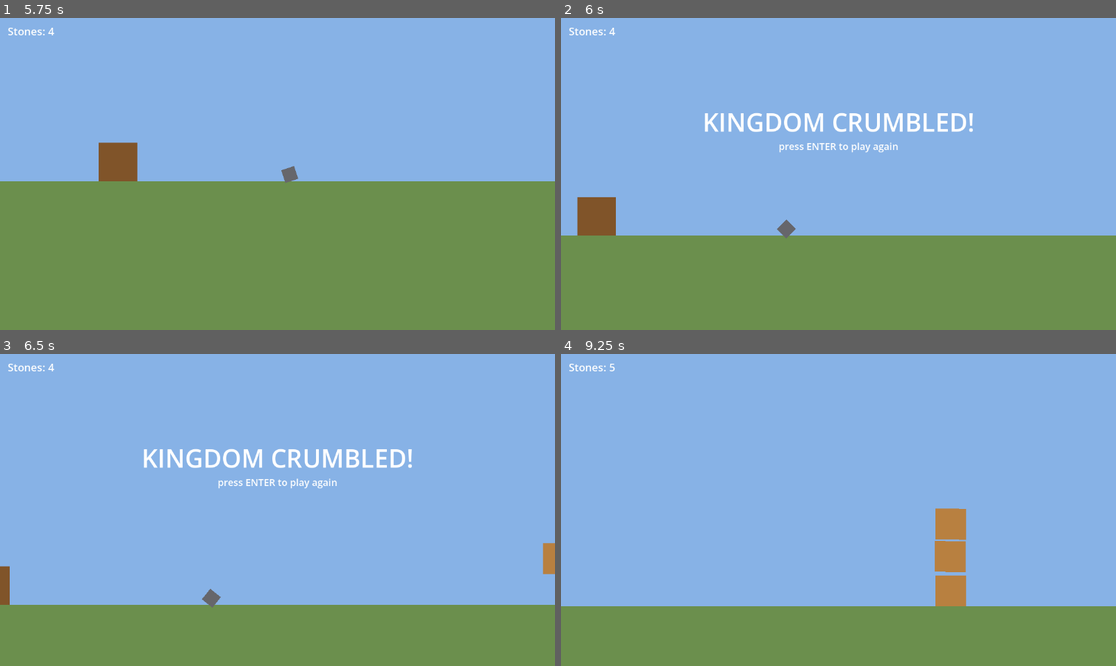
Above: before the commit, frames 1-4 (two rows, left to right).
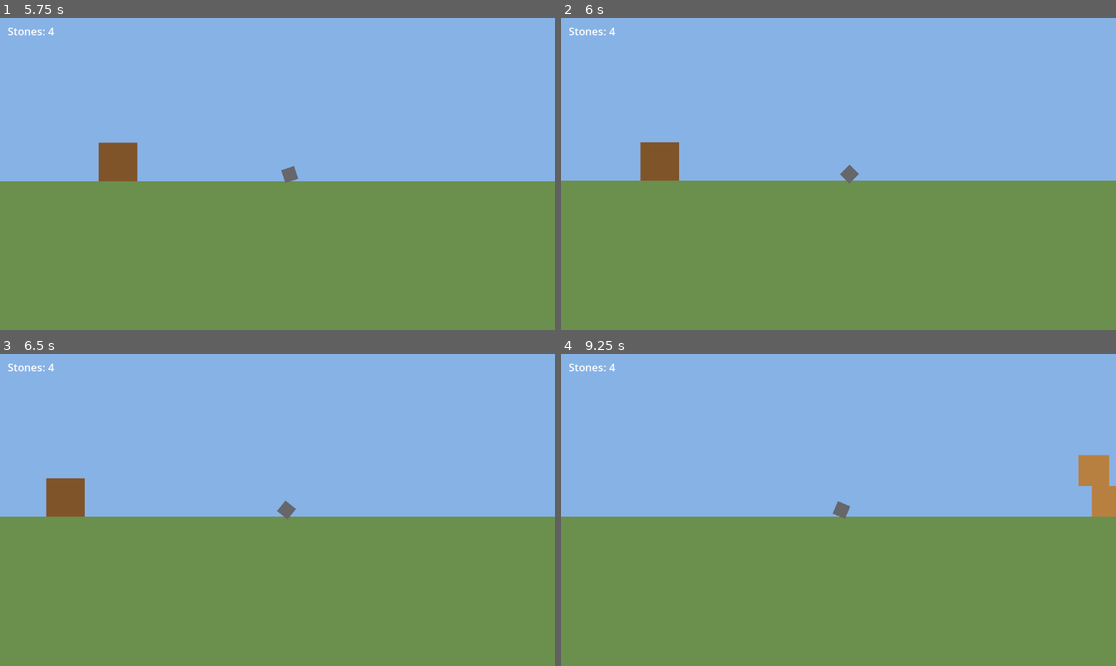
Above: after the commit, the same moments.

Repository: hazlema/kingdom-crumble
Game: Godot game, scene res://scenes/main_menu.tscn
The game is run twice, just before and just after one commit, with the same random seed, the same clock (stepped at 60 frames per second) and the same inputs.
Inputs (mouse positions are in pixels of both pictures, inside the frame that each line leads up to):
- Up to frame 1 (5.75 s): click "🌿 Chill" at 0.5 s; tap Enter (advance) at 1.25, 1.35 s; move the mouse to (399, 158) at 1.27 s; hold . (scout_right) 1.28-2 s; click (399, 158) at 1.42 s; drag from (166, 189) to (249, 236) at 2.02 s; move the mouse to (333, 105) at 2.77 s; hold . (scout_right) 2.78-3.5 s; tap Right (aim_right) at 2.85 s; drag from (249, 236) to (111, 127) at 3.52 s; tap Space (fire) at 4.25 s; move the mouse to (444, 220) at 4.27 s; hold , (scout_left) 4.28-5 s; hold Shift 4.28-5 s; drag from (111, 127) to (194, 96) at 5.02 s
- Up to frame 2 (6 s): move the mouse to (866, 174) at 5.77 s; hold , (scout_left) from 5.78 s (still down); tap Ctrl at 5.85 s; click (866, 174) at 5.92 s
- Up to frame 3 (6.5 s): keep holding , (scout_left)
- Up to frame 4 (9.25 s): release , (scout_left) at 6.5 s; tap Enter (advance) at 6.5 s; drag from (755, 432) to (727, 525) at 6.52 s; move the mouse to (960, 494) at 7.27 s; hold . (scout_right) 7.28-8 s; tap E at 7.35 s; drag from (727, 525) to (810, 572) at 8.02 s; move the mouse to (894, 441) at 8.77 s; hold , (scout_left) from 8.78 s (still down); tap Left (aim_left) at 8.85 s

Frame 1 is identical in both runs. In frame 2, 20% of the frame differs, in the area x 0-100%, y 30-71%; in frame 3, 31%, in the area x 0-100%, y 30-82%; in frame 4, 30%.

Commit message:
fix: move crate groups to node-header attribute in level_01.tscn
Godot 4 requires groups to be a node header attribute, not a body
property. Moving groups=["crates"] into the [node ...] line ensures
get_nodes_in_group("crates") returns all three crates correctly.

Co-Authored-By: Claude Fable 5 <noreply@anthropic.com>

Diff:
--- a/scenes/level_01.tscn
+++ b/scenes/level_01.tscn
@@ -34,17 +34,14 @@
 [node name="Trebuchet" parent="." instance=ExtResource("2")]
 position = Vector2(200, 600)
 
-[node name="Crate1" parent="." instance=ExtResource("3")]
+[node name="Crate1" parent="." groups=["crates"] instance=ExtResource("3")]
 position = Vector2(1400, 568)
-groups = ["crates"]
 
-[node name="Crate2" parent="." instance=ExtResource("3")]
+[node name="Crate2" parent="." groups=["crates"] instance=ExtResource("3")]
 position = Vector2(1400, 502)
-groups = ["crates"]
 
-[node name="Crate3" parent="." instance=ExtResource("3")]
+[node name="Crate3" parent="." groups=["crates"] instance=ExtResource("3")]
 position = Vector2(1400, 436)
-groups = ["crates"]
 
 [node name="CameraDirector" type="Camera2D" parent="."]
 position = Vector2(800, 400)
